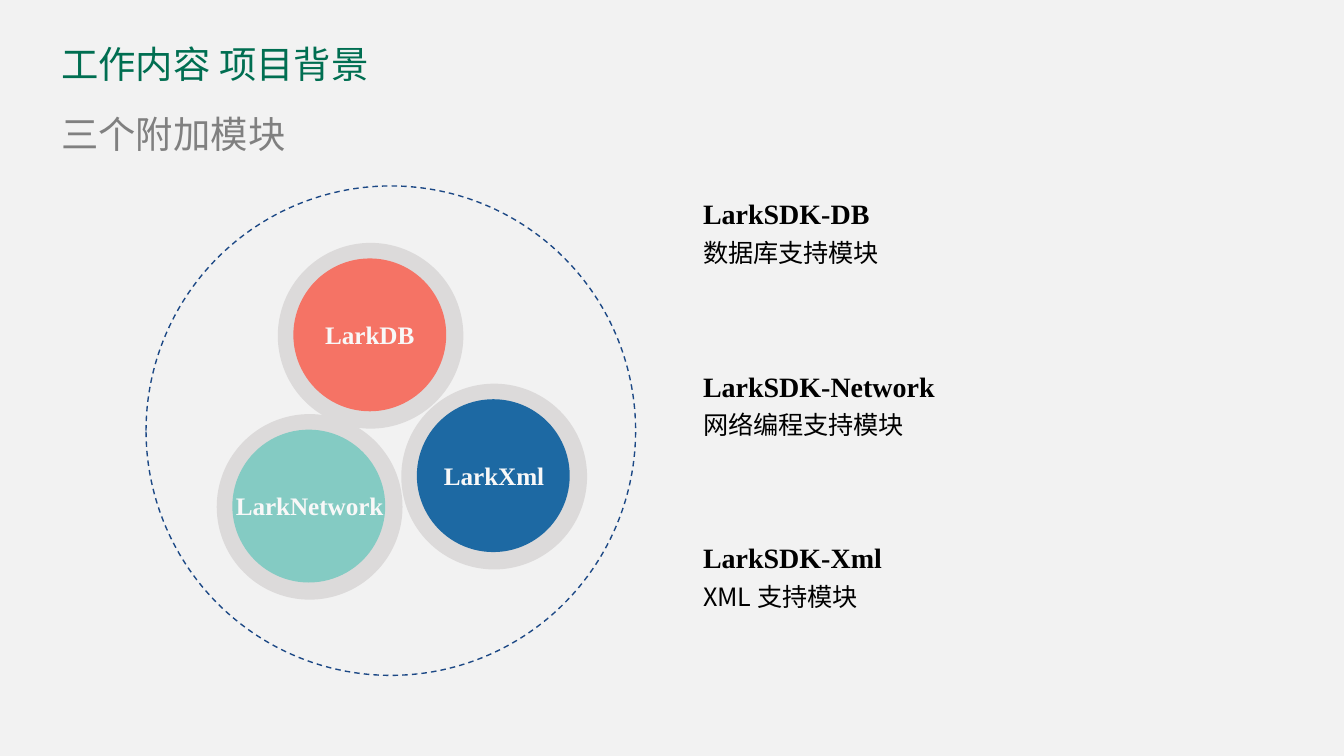
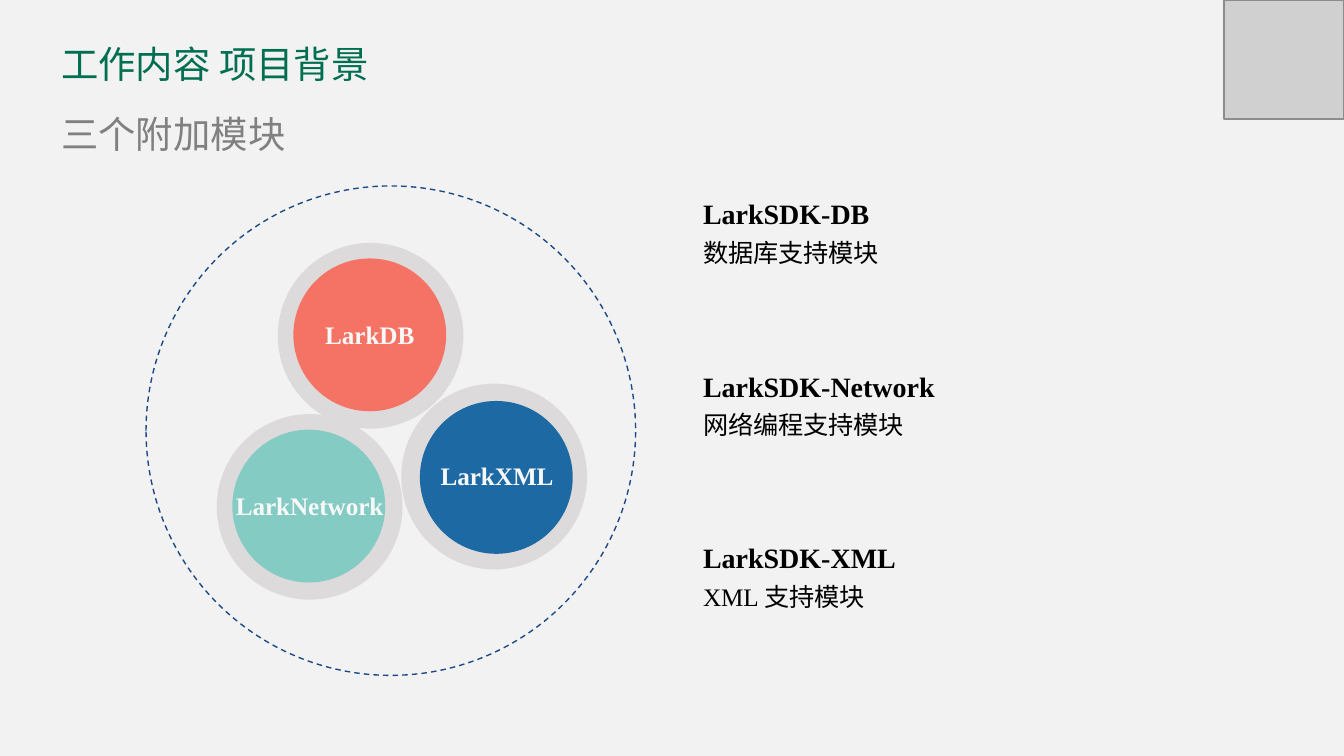
Before and after one commit to DavidingPlus/study-notes, a slide deck: slide 9 of 实习/合迅科技/实习答辩/刘治学-答辩 PPT.pptx. Drawn at 1344x756 pixels with LibreOffice and Linux fonts; fonts in the diff are those of the drawing; grey boxes stand for pictures. Boxes give left, top, right and bottom in pixels: in the first picture for what was removed or moved away, otherwise in the second. Text is boxed around its words. In the diff, an @@ line names an element or a change of style, - is before the commit and + after.

```diff
--- a/实习/合迅科技/实习答辩/刘治学-答辩 PPT.pptx
+++ b/实习/合迅科技/实习答辩/刘治学-答辩 PPT.pptx
@@ picture added at (x1=1224, y1=0, x2=1344, y2=120) @@
@@ text at (x1=441, y1=467, x2=554, y2=486): text changed @@
-LarkXml
+LarkXML
@@ text at (x1=703, y1=548, x2=896, y2=569): text changed @@
-LarkSDK-Xml
+LarkSDK-XML
@@ text "XML 支持模块" at (x1=703, y1=585, x2=864, y2=608): font Noto Sans CJK SC to Times New Roman @@
```
Also in this commit, not shown: 21 other slides changed, 4 slides added, 1 slide removed, 1 other file.
